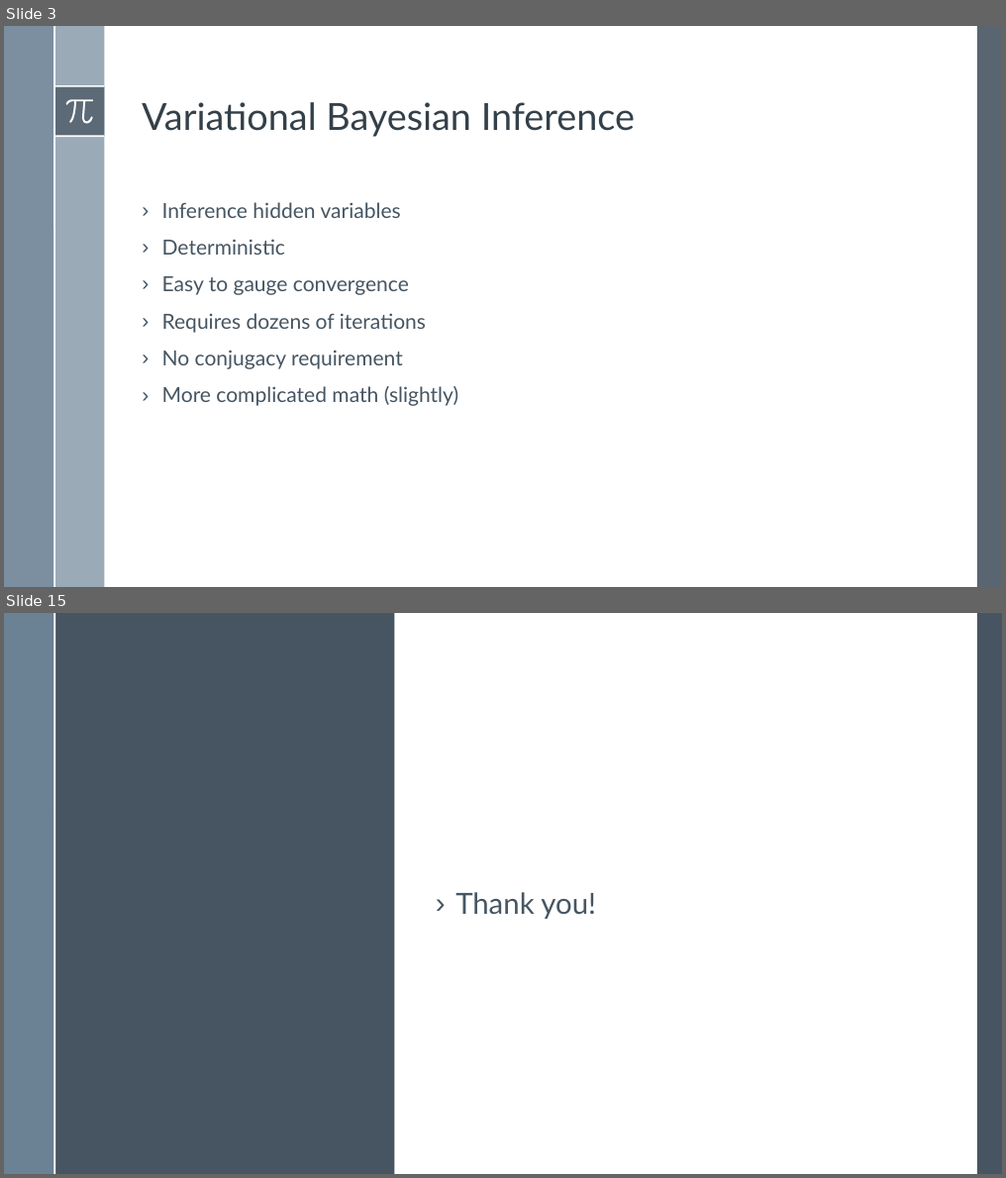
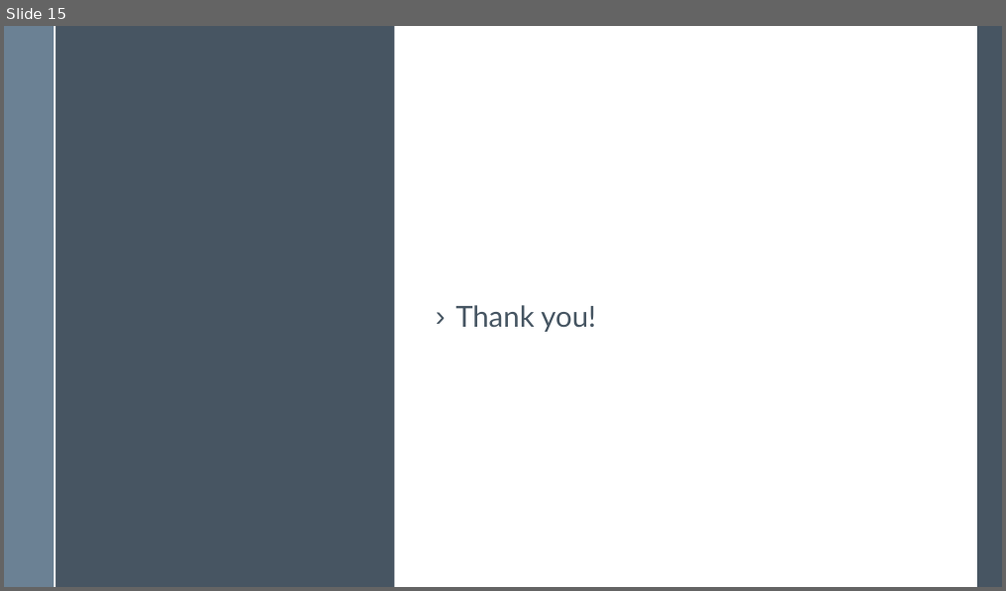
Before and after one commit to BardiaMojra/presentations, a slide deck: _01_template/presentation.odp. Shown one above the other, each under a label of ours: slides 3 and 15 before the commit, slide 15 after it; the slides between them are not shown. The pictures are 1006x1178 and 1006x591 pixels, drawn with LibreOffice and Linux fonts; fonts in the diff are those of the drawing. Boxes give left, top, right and bottom in pixels: in the first picture for what was removed or moved away, otherwise in the second. Text is boxed around its words. In the diff, an @@ line names an element or a change of style, - is before the commit and + after.

```diff
--- a/_01_template/presentation.odp
+++ b/_01_template/presentation.odp
@@ slide 3 removed at <box>4,26,1002,587</box>, background #FFFFFF; not listed: 6 template elements that a slide beside it also shows @@
@@ rectangle removed at <box>977,26,1002,587</box> @@
@@ freeform shape removed at <box>66,99,94,123</box> @@
@@ text removed at <box>142,102,635,137</box> @@
-Variational Bayesian Inference
@@ text removed at <box>162,202,458,406</box> @@
-› Inference hidden variables
-› Deterministic
-› Easy to gauge convergence
-› Requires dozens of iterations
-› No conjugacy requirement
-› More complicated math (slightly)
```
Also in this commit, not shown: 14 slides added, 13 other slides removed, 34 other files.
